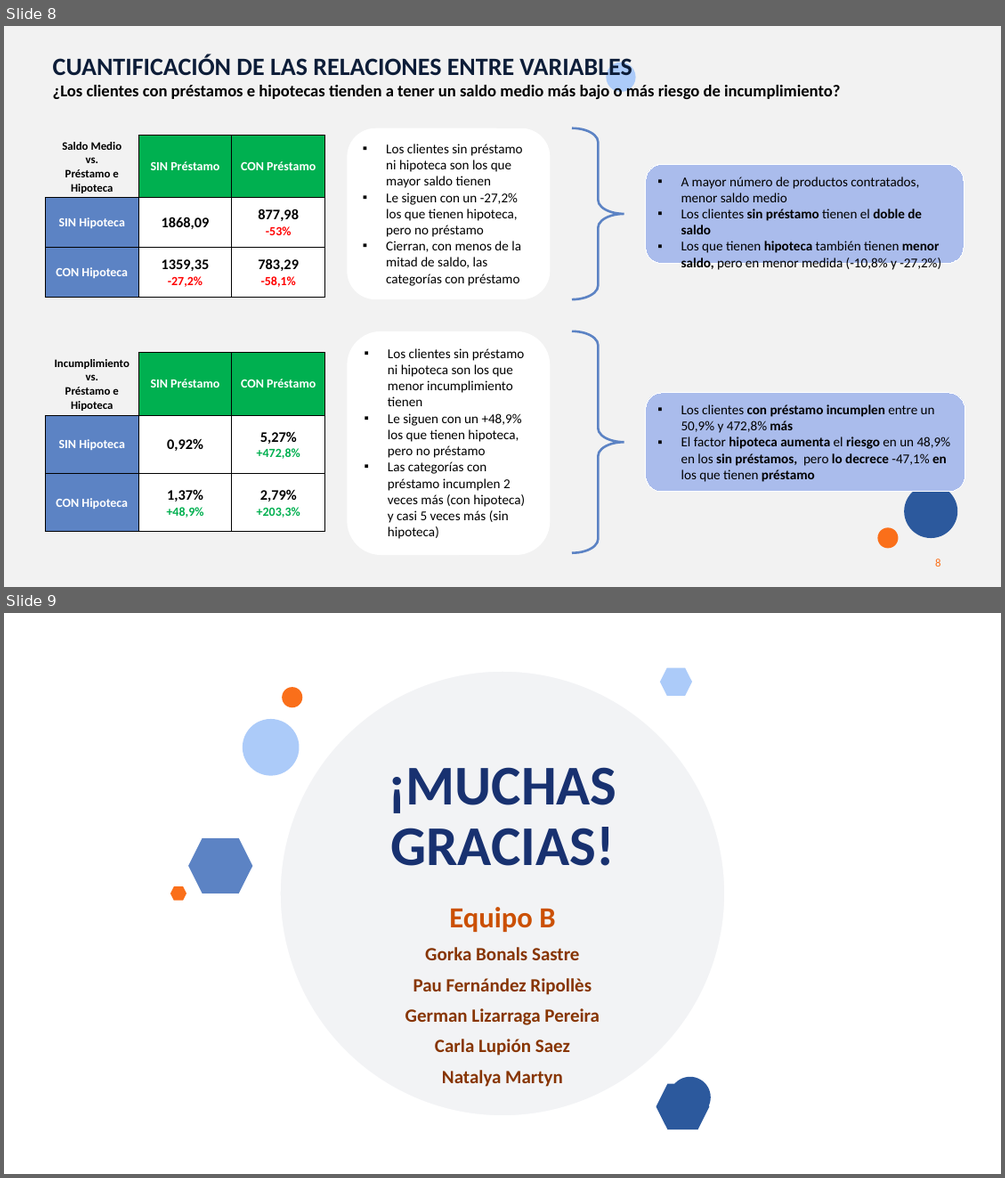
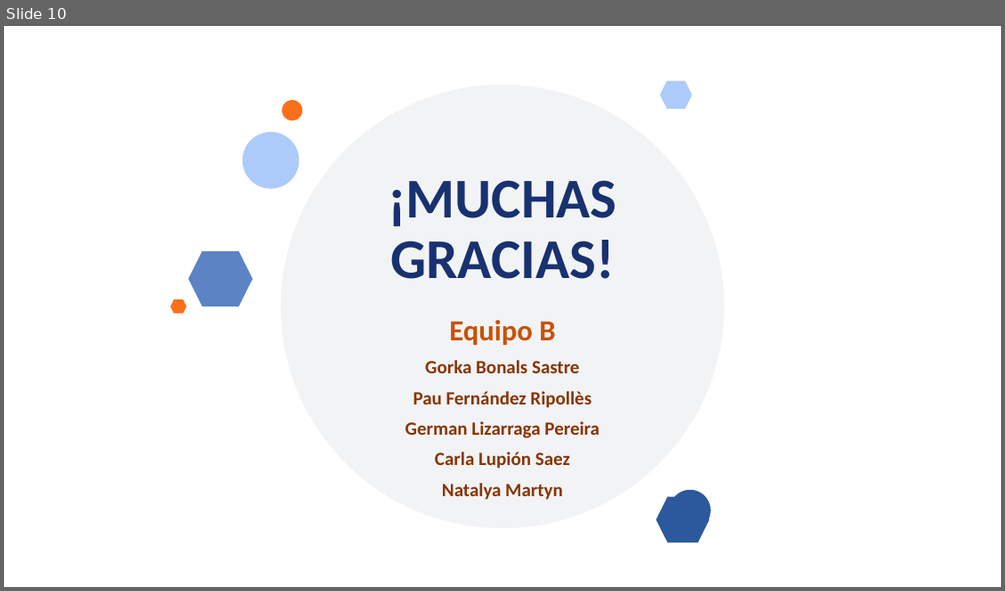
Before and after one commit to MarinaTorba/PersonalDataProrjects, a slide deck: Equip_B/results/S3_Presentacion_Finanzas.pptx. Shown one above the other, each under a label of ours: slides 8 and 9 before the commit, slide 10 after it. The pictures are 1005x1178 and 1005x591 pixels, drawn with LibreOffice and Linux fonts; fonts in the diff are those of the drawing; background and template pictures are left out. Boxes give left, top, right and bottom in pixels: in the first picture for what was removed or moved away, otherwise in the second. Text is boxed around its words. In the diff, an @@ line names an element or a change of style, - is before the commit and + after.

```diff
--- a/Equip_B/results/S3_Presentacion_Finanzas.pptx
+++ b/Equip_B/results/S3_Presentacion_Finanzas.pptx
@@ slide 8 removed at (4,26,1001,587), background #F2F2F2 @@
@@ text removed at (53,54,840,102) @@
-CUANTIFICACIÓN DE LAS RELACIONES ENTRE VARIABLES
-¿Los clientes con préstamos e hipotecas tienden a tener un saldo medio más bajo o más riesgo de incumplimiento?
@@ ellipse removed at (606,62,636,92) @@
@@ rounded rectangle removed at (348,128,550,300) @@
-▪ Los clientes sin préstamo ni hipoteca son los que mayor saldo tienen
-▪ Le siguen con un -27,2% los que tienen hipoteca, pero no préstamo
-▪ Cierran, con menos de la mitad de saldo, las categorías con préstamo
@@ right brace removed at (573,128,624,300) @@
@@ table removed at (45,135,325,510), 3 rows, 3 columns @@
-Saldo Medio / vs. / Préstamo e Hipoteca | SIN Préstamo | CON Préstamo
-SIN Hipoteca | 1868,09 | 877,98 / -53%
-CON Hipoteca | 1359,35 / -27,2% | 783,29 / -58,1%
@@ rounded rectangle removed at (646,164,964,263) @@
-▪ A mayor número de productos contratados, menor saldo medio
-▪ Los clientes sin préstamo tienen el doble de saldo
-▪ Los que tienen hipoteca también tienen menor saldo, pero en menor medida (-10,8% y -27,2%)
@@ rounded rectangle removed at (348,331,550,555) @@
-▪ Los clientes sin préstamo ni hipoteca son los que menor incumplimiento tienen
-▪ Le siguen con un +48,9% los que tienen hipoteca, pero no préstamo
-▪ Las categorías con préstamo incumplen 2 veces más (con hipoteca) y casi 5 veces más (sin hipoteca)
@@ right brace removed at (573,331,624,553) @@
@@ table removed at (45,352,325,532), 3 rows, 3 columns @@
-Incumplimiento / vs. / Préstamo e Hipoteca | SIN Préstamo | CON Préstamo
-SIN Hipoteca | 0,92% | 5,27% / +472,8%
-CON Hipoteca | 1,37% / +48,9% | 2,79% / +203,3%
@@ rounded rectangle removed at (646,393,965,491) @@
-▪ Los clientes con préstamo incumplen entre un 50,9% y 472,8% más
-▪ El factor hipoteca aumenta el riesgo en un 48,9% en los sin préstamos, pero lo decrece -47,1% en los que tienen préstamo
@@ ellipse removed at (905,484,958,539) @@
@@ ellipse removed at (877,528,898,548) @@
@@ rectangle removed at (4,549,213,587) @@
@@ page number removed at (935,558,940,566) @@
-8
@@ what was slide 9 is now slide 10 @@
```
Also in this commit, not shown: 2 slides changed, 4 slides added, 2 other slides removed, 1 other file.
